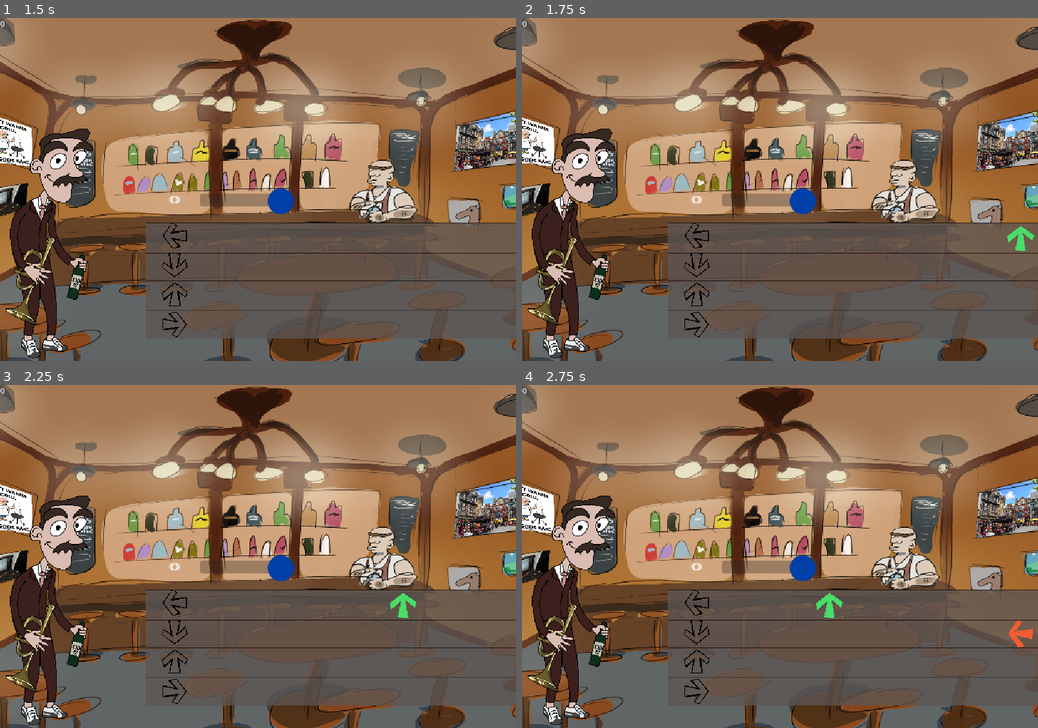
Above: before the commit, frames 1-4 (two rows, left to right).
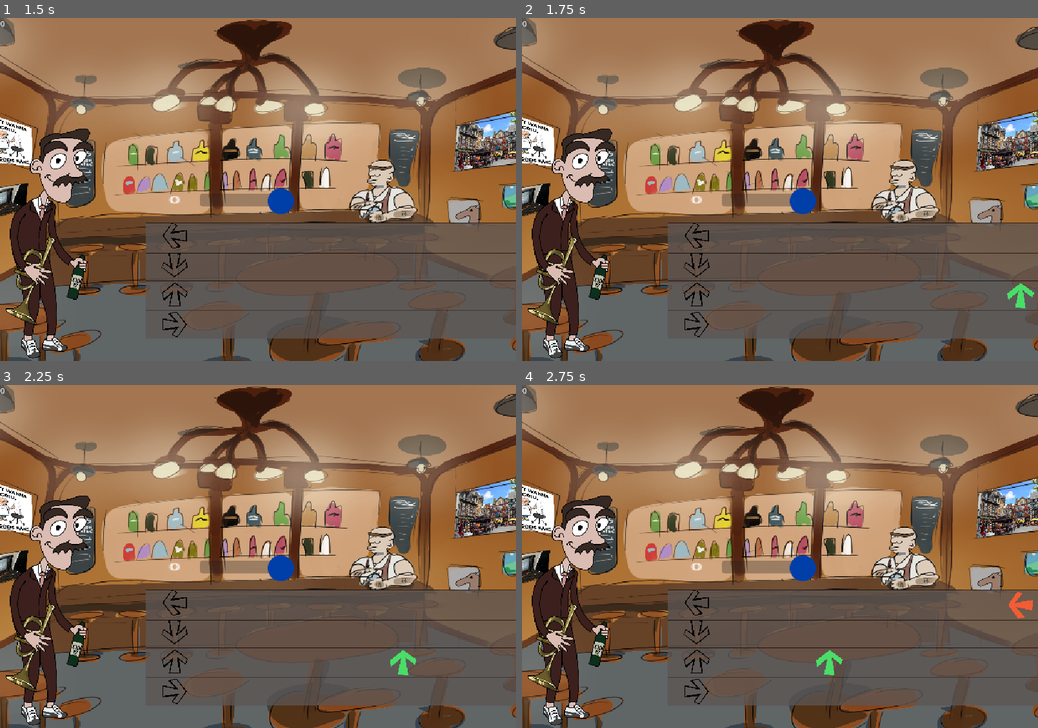
Above: after the commit, the same moments.

Repository: fabienhinault/bbqjam2025
Game: Godot game, scene res://main.tscn
Same seed, same stepped clock (60 frames per second), same inputs: the game is played once before the commit and once after it.
Inputs (mouse positions are in pixels of both pictures, inside the frame that each line leads up to):
- Up to frame 1 (1.5 s): click (180, 237) at 0.5 s; tap Enter at 1.25 s; tap Space (GetDrunk) at 1.35 s
- Up to frame 2 (1.75 s): no input
- Up to frame 3 (2.25 s): tap Space (GetDrunk) at 2.1 s
- Up to frame 4 (2.75 s): no input

Frame 1 is identical in both runs. In frame 2, 0.3% of the frame differs, in the area x 94-100%, y 60-85%; in frame 3, 0.3%; in frame 4, 0.7%, in the area x 57-99%, y 60-85%.

Commit message:
troisieme malus terminé

Diff:
--- a/note.gd
+++ b/note.gd
@@ -14,15 +14,15 @@
 	canBeHit = false
 
 func _process(delta: float) -> void:
-	global_position.x -= vitesse * delta
+	if get_parent().malus == 3:
+		global_position.x -= vitesse * delta * randf_range(0.1, 2)
+	else :
+		global_position.x -= vitesse * delta
 
 func _on_area_entered(area: Area2D) -> void:
 	if area == get_parent(): #player can hit a note
-		print("emit")
 		canBeHit = true
-		print("HitNote" + str(noteLabel))
 	elif area ==  get_parent().find_child("NoteDespawnArea"): #player missed the note and it despawns
-		print("despawn")
 		if compte == true :
 			get_parent().hit_miss()
 		queue_free()
@@ -33,3 +33,7 @@
 		if compte == true:
 			get_parent().hit_success()
 		queue_free()
+
+func _on_malus_timer_timeout() -> void:
+	print("timer stop")
+	get_parent().malus = 0
--- a/note.tscn
+++ b/note.tscn
@@ -51,5 +51,10 @@
 [node name="CollisionShape2D" type="CollisionShape2D" parent="."]
 shape = SubResource("CircleShape2D_rh086")
 
+[node name="MalusTimer" type="Timer" parent="."]
+wait_time = 2.0
+one_shot = true
+
 [connection signal="area_entered" from="." to="." method="_on_area_entered"]
 [connection signal="area_exited" from="." to="." method="_on_area_exited"]
+[connection signal="timeout" from="MalusTimer" to="." method="_on_malus_timer_timeout"]
--- a/zone_partition.gd
+++ b/zone_partition.gd
@@ -4,7 +4,7 @@
 var drink = false
 var taux_alcoolémie = 0
 var hit_daffilé = 0
-var malus = 2
+var malus = 0
 var compte = true
 
 
@@ -47,12 +47,21 @@
 
 func _input(event: InputEvent) -> void:
 	if Input.is_action_just_pressed("GetDrunk") and hit_daffilé >= 10:
-		drink = true
-		$Sprite2D.frame = 1
-		$AlcoolTimer.start()
+		score += 100
+		hit_daffilé = 0
+		$score.text = str(score)
+		taux_alcoolémie += 10
 
 
 func _on_alcool_timer_timeout() -> void:
 	drink = false
 	$Sprite2D.frame = 0
 	taux_alcoolémie += 1
+
+
+func _on_effettimer_timeout() -> void:
+	var effet = randi_range(1,10)
+	if effet < taux_alcoolémie :
+		malus = randi_range(1,3)
+	else:
+		malus = 0
--- a/zone_partition.tscn
+++ b/zone_partition.tscn
@@ -73,6 +73,11 @@
 wait_time = 30.0
 one_shot = true
 
+[node name="Effettimer" type="Timer" parent="."]
+wait_time = 5.0
+autostart = true
+
 [connection signal="area_entered" from="." to="." method="_on_area_entered"]
 [connection signal="timeout" from="TestTimer" to="." method="_on_test_timer_timeout"]
 [connection signal="timeout" from="AlcoolTimer" to="." method="_on_alcool_timer_timeout"]
+[connection signal="timeout" from="Effettimer" to="." method="_on_effettimer_timeout"]
